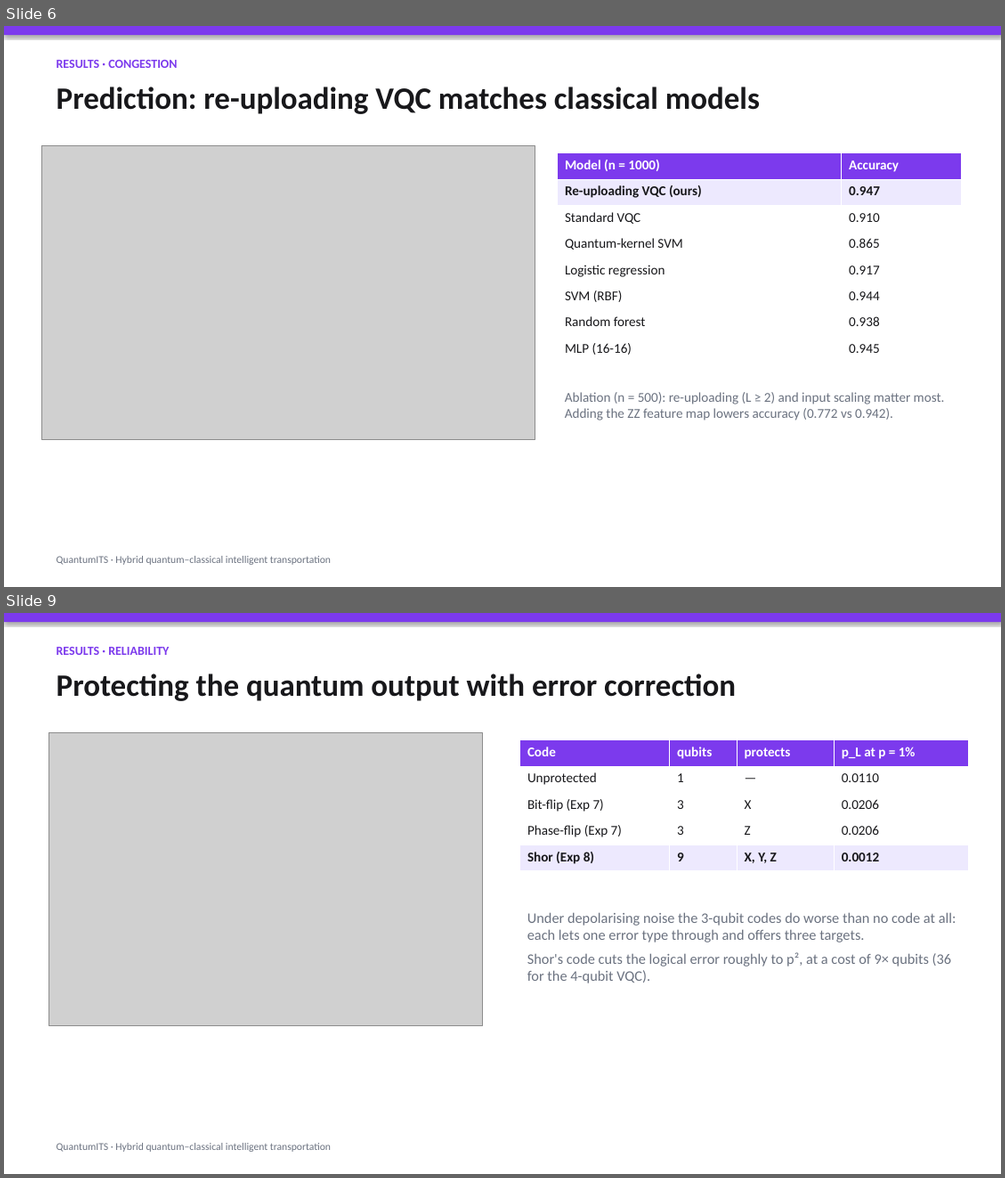
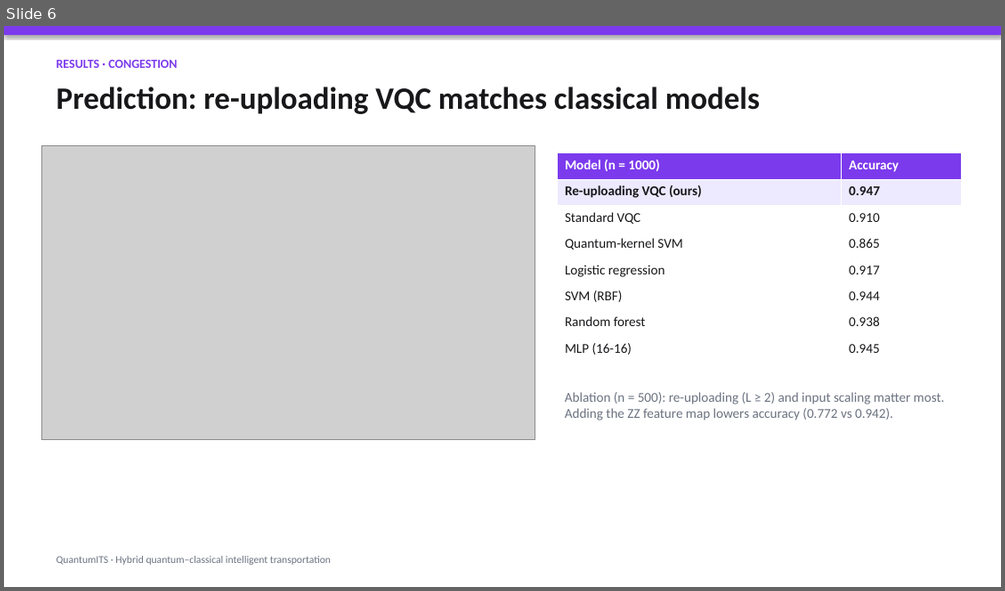
Before and after one commit to NathanC987/quantum-mp, a slide deck: slides/QuantumITS.pptx. Shown one above the other, each under a label of ours: slides 6 and 9 before the commit, slide 6 after it; the slides between them are not shown. The pictures are 1005x1178 and 1005x591 pixels, drawn with LibreOffice and Linux fonts; fonts in the diff are those of the drawing; grey boxes stand for pictures. Boxes give left, top, right and bottom in pixels: in the first picture for what was removed or moved away, otherwise in the second. Text is boxed around its words. In the diff, an @@ line names an element or a change of style, - is before the commit and + after.

```diff
--- a/slides/QuantumITS.pptx
+++ b/slides/QuantumITS.pptx
@@ slide 9 removed at bbox=[4, 613, 1001, 1174], background #FFFFFF @@
@@ rectangle removed at bbox=[4, 613, 1001, 622] @@
@@ text removed at bbox=[57, 647, 169, 655] @@
-RESULTS · RELIABILITY
@@ text removed at bbox=[57, 674, 736, 701] @@
-Protecting the quantum output with error correction
@@ picture removed at bbox=[48, 732, 483, 1026] @@
@@ table removed at bbox=[520, 740, 969, 871], 5 rows, 4 columns @@
-Code | qubits | protects | p_L at p = 1%
-Unprotected | 1 | — | 0.0110
-Bit-flip (Exp 7) | 3 | X | 0.0206
-Phase-flip (Exp 7) | 3 | Z | 0.0206
-Shor (Exp 8) | 9 | X, Y, Z | 0.0012
@@ text removed at bbox=[527, 912, 956, 983] @@
-Under depolarising noise the 3-qubit codes do worse than no code at all: each lets one error type through and offers three targets.
-Shor's code cuts the logical error roughly to p², at a cost of 9× qubits (36 for the 4-qubit VQC).
@@ text removed at bbox=[57, 1143, 331, 1151] @@
-QuantumITS · Hybrid quantum–classical intelligent transportation
```
Also in this commit, not shown: 6 slides changed, 2 slides added, 1 other slide removed, 27 other files.
